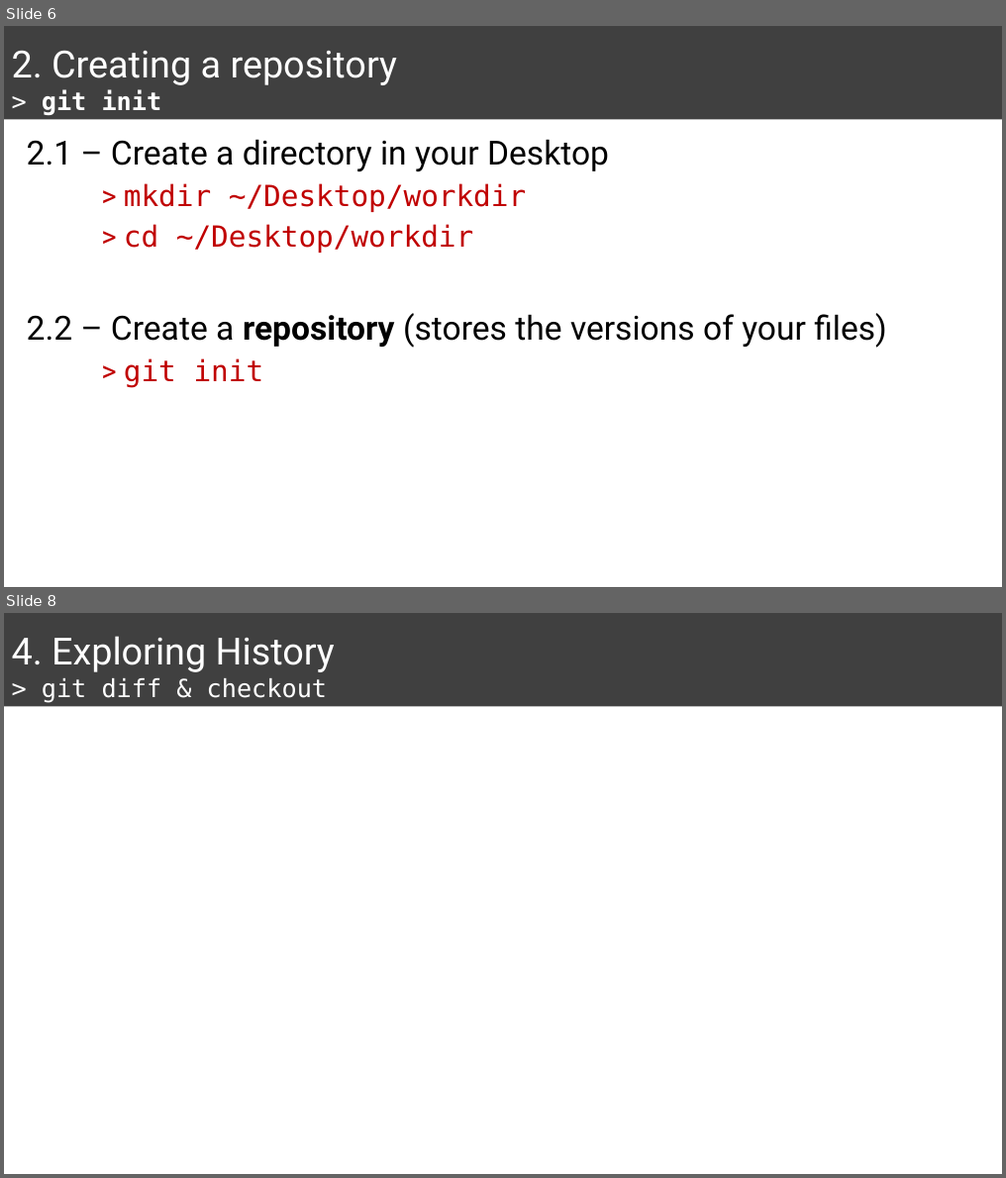
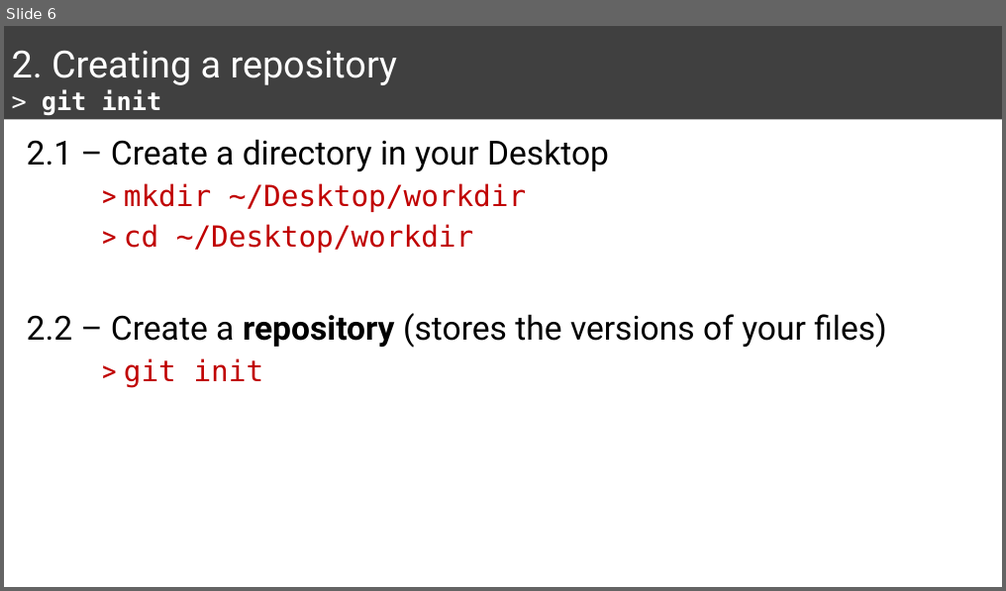
Before and after one commit to mychan24/git_github_workshop, a slide deck: Presentation1.pptx. Shown one above the other, each under a label of ours: slides 6 and 8 before the commit, slide 6 after it; the slides between them are not shown. The pictures are 1006x1178 and 1006x591 pixels, drawn with LibreOffice and Linux fonts; fonts in the diff are those of the drawing. Boxes give left, top, right and bottom in pixels: in the first picture for what was removed or moved away, otherwise in the second. Text is boxed around its words. In the diff, an @@ line names an element or a change of style, - is before the commit and + after.

Commit message:
Add section 4 and 5 for Exploring History and Reverting Changes

```diff
--- a/Presentation1.pptx
+++ b/Presentation1.pptx
@@ slide 8 removed at [4,613,1002,1174], background #FFFFFF @@
@@ title removed at [4,613,1002,707] @@
-4. Exploring History
-> git diff & checkout
```
Also in this commit, not shown: 1 slide changed, 2 slides added, 1 other file.
